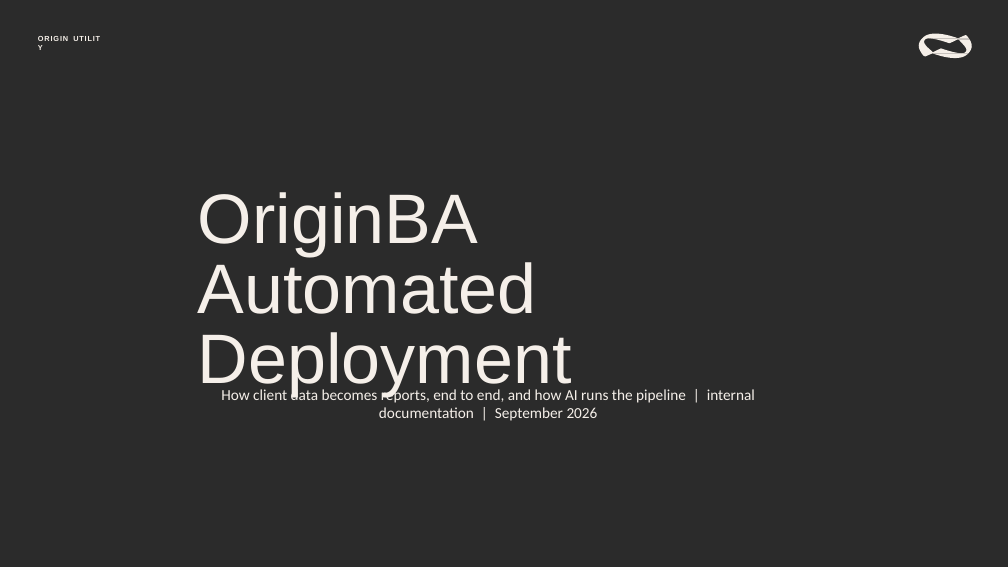
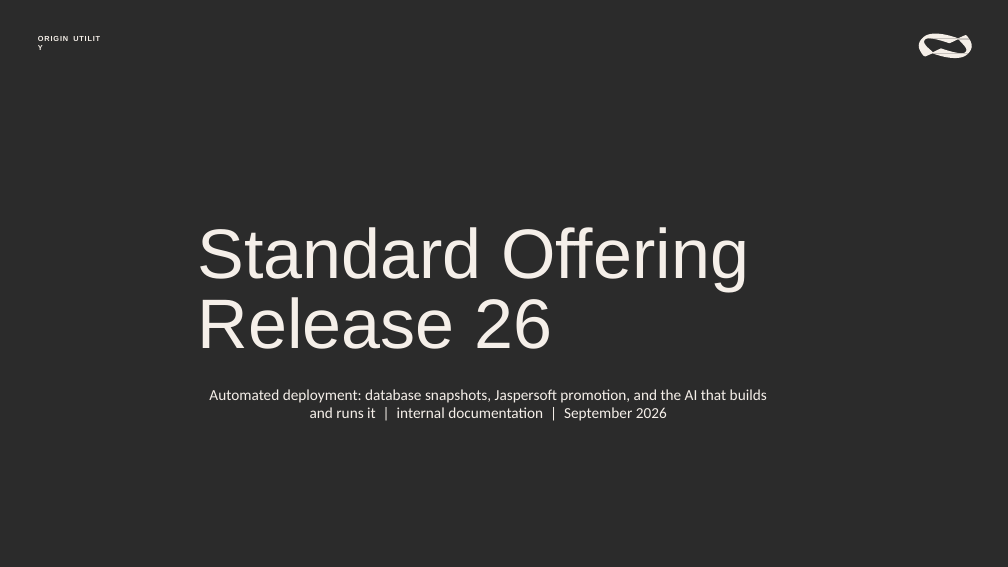
Before and after one commit to chasepowers59/OriginBA, a slide deck: slide 1 of jaspersoft/docs/OriginBA_Automated_Deployment.pptx. Drawn at 1008x567 pixels with LibreOffice and Linux fonts; fonts in the diff are those of the drawing; background and template pictures are left out; a plain dark background stands for a picture behind light text. Boxes give left, top, right and bottom in pixels: in the first picture for what was removed or moved away, otherwise in the second. Text is boxed around its words. In the diff, an @@ line names an element or a change of style, - is before the commit and + after.

```diff
--- a/jaspersoft/docs/OriginBA_Automated_Deployment.pptx
+++ b/jaspersoft/docs/OriginBA_Automated_Deployment.pptx
@@ title at box(198, 227, 749, 349): text changed @@
-OriginBA Automated Deployment
+Standard Offering Release 26
@@ text at box(209, 389, 767, 421): text changed @@
-How client data becomes reports, end to end, and how AI runs the pipeline | internal documentation | September 2026
+Automated deployment: database snapshots, Jaspersoft promotion, and the AI that builds and runs it | internal documentation | September 2026
```
Also in this commit, not shown: 6 other slides changed, 6 slides added, 9 slides removed, 2 other files.
